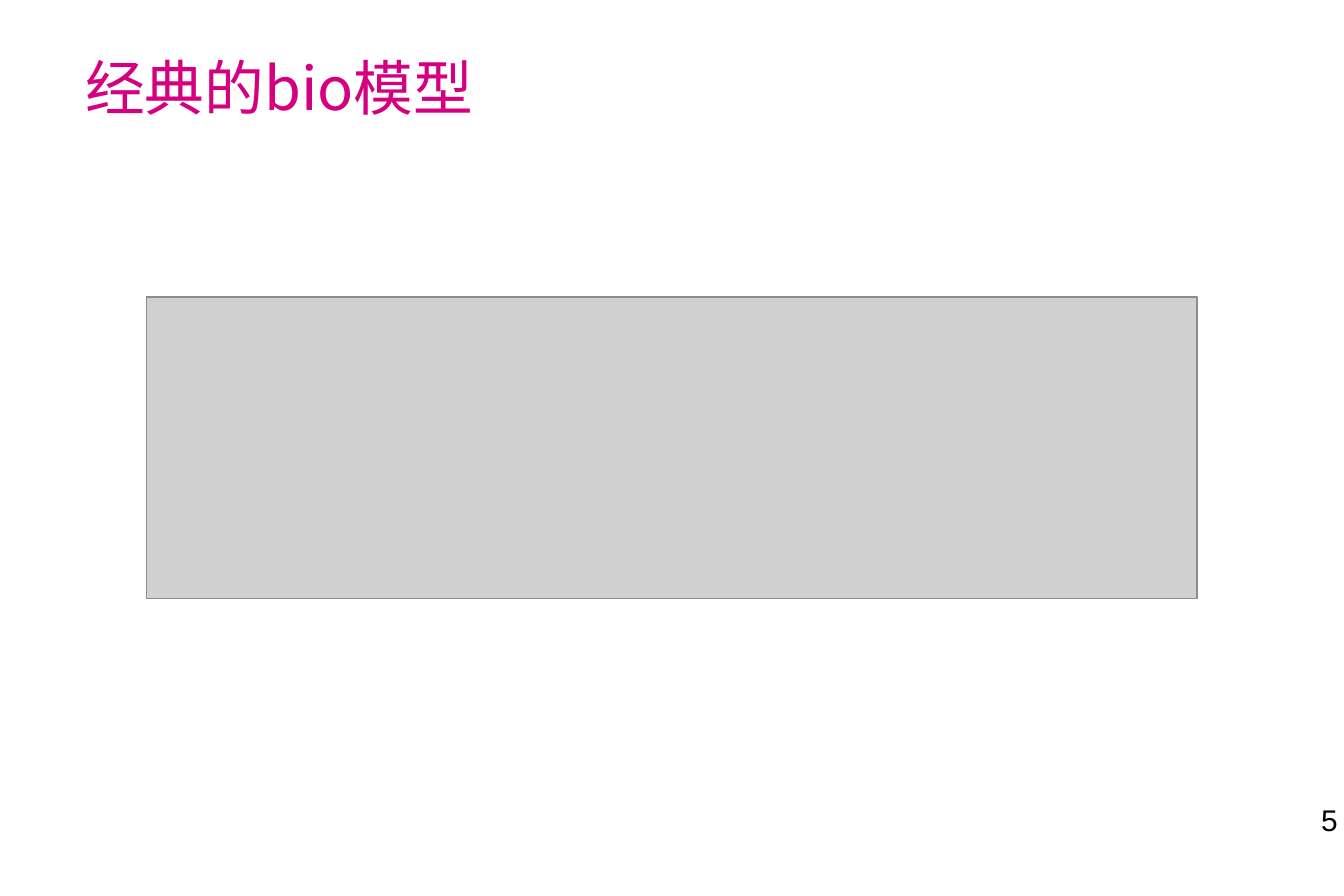
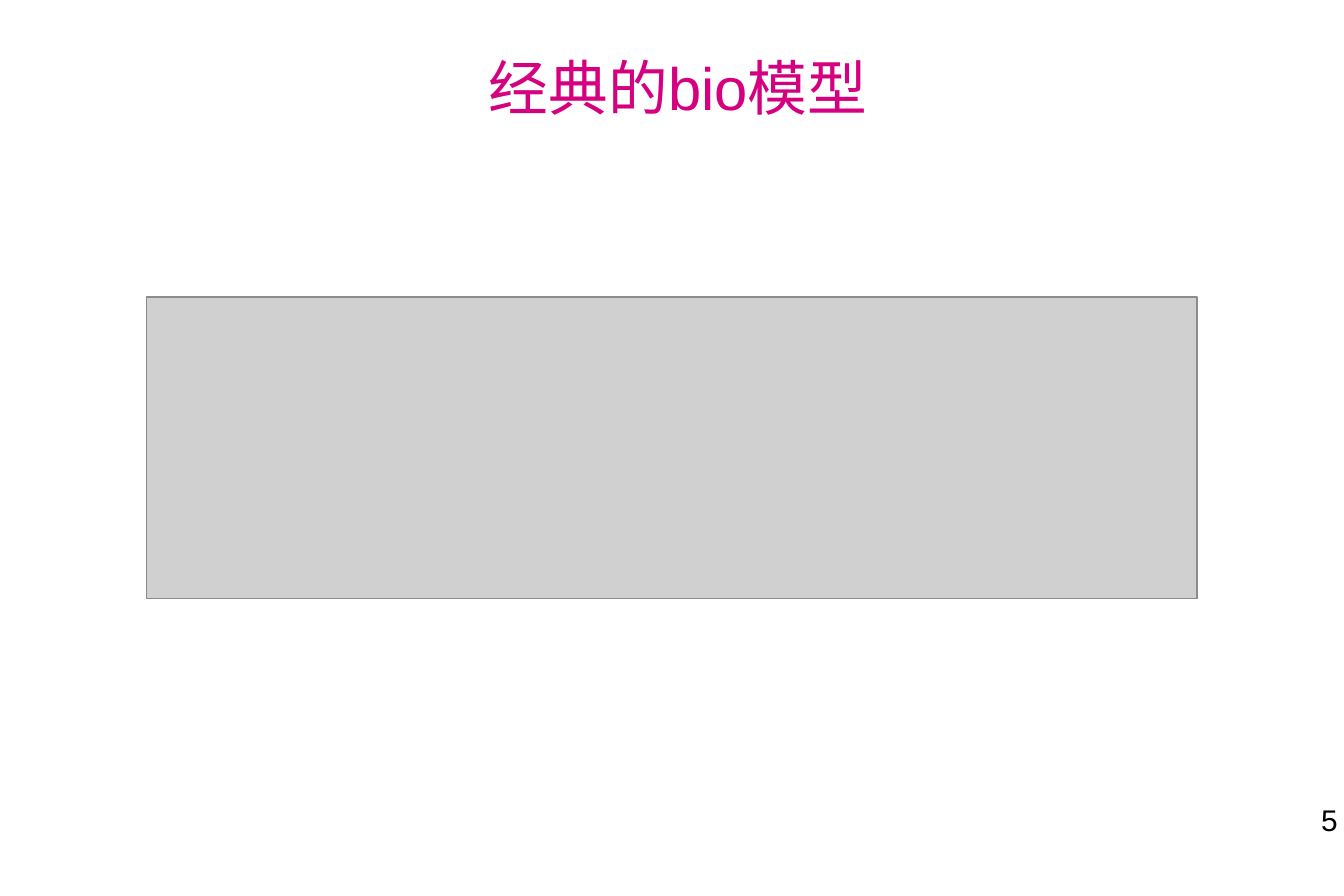
Before and after one commit to laienliang/netty-demo, a slide deck: slide 5 of doc/netty学习分享.ppt. Drawn at 1344x896 pixels with LibreOffice and Linux fonts; fonts in the diff are those of the drawing; grey boxes stand for pictures; background and template pictures are left out. Boxes give left, top, right and bottom in pixels: in the first picture for what was removed or moved away, otherwise in the second. Text is boxed around its words. In the diff, an @@ line names an element or a change of style, - is before the commit and + after.

```diff
--- a/doc/netty学习分享.ppt
+++ b/doc/netty学习分享.ppt
@@ title "经典的bio模型" at <box>489,59,867,115</box>: font Noto Sans CJK SC to Arial; alignment left to centre; vertical alignment top to bottom @@
```
Also in this commit, not shown: 12 other slides changed, 2 slides added, 2 slides removed, 13 other files.
